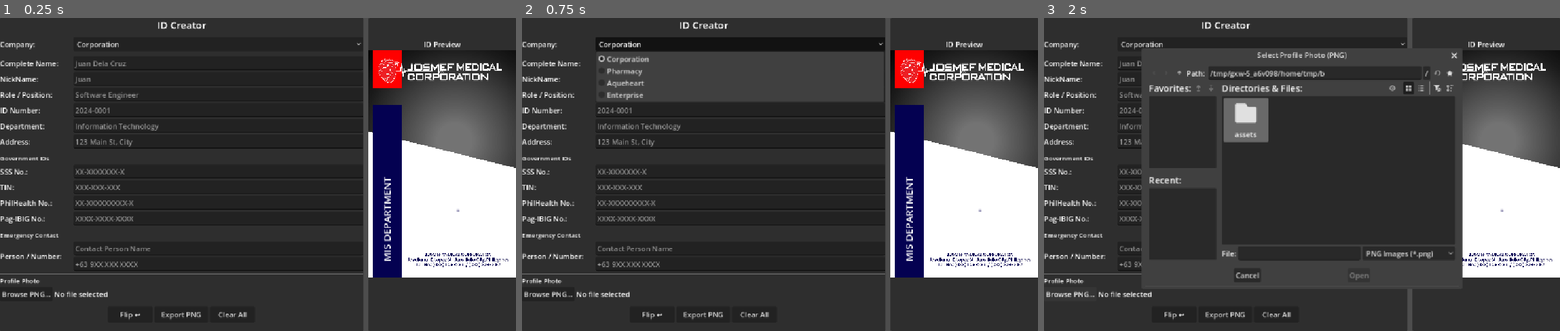
Above: before the commit, frames 1-3 (left to right).
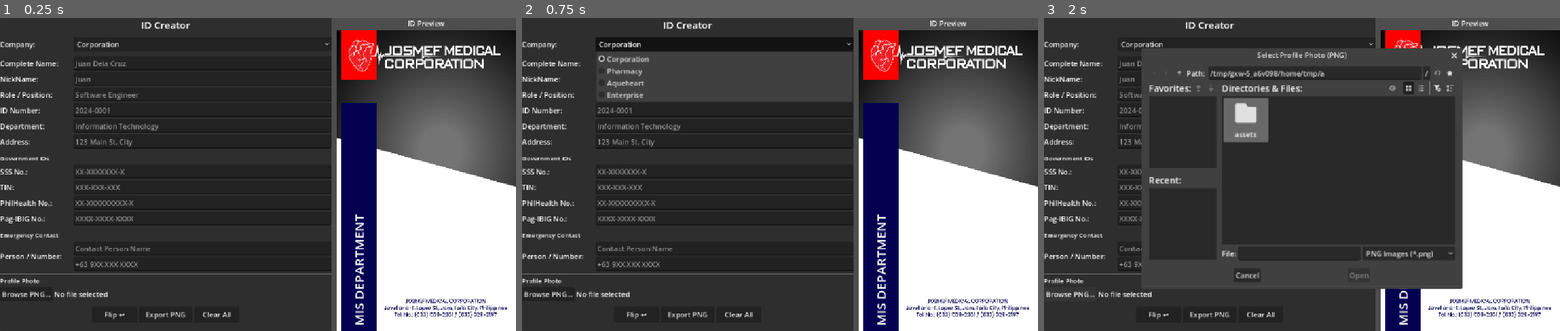
Above: after the commit, the same moments.

Repository: rakehoe/id-creator
Game: Godot game, scene res://main_ui.tscn
Same seed, same stepped clock (60 frames per second), same inputs: the game is played once before the commit and once after it.
Inputs:
- Up to frame 1 (0.25 s): no input
- Up to frame 2 (0.75 s): click "Corporation" at 0.5 s
- Up to frame 3 (2 s): click "Browse PNG..." at 1.25 s

The runs differ from the first frame. In frame 1, 20% of the frame differs, in the area x 20-100%, y 0-100%; in frame 2, 20%; in frame 3, 10%.

Commit message:
custom layout and poppins font included

Diff:
--- a/main_ui.tscn
+++ b/main_ui.tscn
@@ -22,8 +22,8 @@
 anchor_bottom = 1.0
 grow_horizontal = 2
 grow_vertical = 2
-split_offsets = PackedInt32Array(420)
-split_offset = 420
+split_offsets = PackedInt32Array(-447)
+split_offset = -447
 
 [node name="LeftPanel" type="PanelContainer" parent="HSplit" unique_id=522311256]
 layout_mode = 2
@@ -301,54 +301,60 @@
 layout_mode = 2
 text = "Clear All"
 
-[node name="RightPanel" type="PanelContainer" parent="HSplit" unique_id=147494396]
-layout_mode = 2
-size_flags_horizontal = 3
-
-[node name="PreviewVBox" type="VBoxContainer" parent="HSplit/RightPanel" unique_id=718872644]
-layout_mode = 2
-size_flags_horizontal = 3
+[node name="RightPanel" type="SubViewportContainer" parent="HSplit" unique_id=535787031]
+custom_maximum_size = Vector2(400, -1)
+layout_mode = 2
+stretch = true
+
+[node name="VBoxContainer" type="VBoxContainer" parent="HSplit/RightPanel" unique_id=219869956]
+custom_minimum_size = Vector2(400, 0)
+layout_mode = 2
+alignment = 1
+
+[node name="PreviewTitle" type="Label" parent="HSplit/RightPanel/VBoxContainer" unique_id=1235229619]
+layout_mode = 2
 size_flags_vertical = 3
-
-[node name="PreviewTitle" type="Label" parent="HSplit/RightPanel/PreviewVBox" unique_id=1235229619]
-custom_minimum_size = Vector2(0, 70)
-layout_mode = 2
 theme_override_font_sizes/font_size = 16
 text = "ID Preview"
 horizontal_alignment = 1
 vertical_alignment = 2
 
-[node name="IDCard" type="Control" parent="HSplit/RightPanel/PreviewVBox" unique_id=268007270]
+[node name="SubViewportContainer" type="SubViewportContainer" parent="HSplit/RightPanel/VBoxContainer" unique_id=1220686428]
+custom_minimum_size = Vector2(0, 673.205)
+layout_mode = 2
+size_flags_vertical = 3
+stretch = true
+
+[node name="SubViewport" type="SubViewport" parent="HSplit/RightPanel/VBoxContainer/SubViewportContainer" unique_id=1995323642]
+size = Vector2i(400, 674)
+size_2d_override = Vector2i(1284, 1980)
+size_2d_override_stretch = true
+
+[node name="IDCard" type="PanelContainer" parent="HSplit/RightPanel/VBoxContainer/SubViewportContainer/SubViewport" unique_id=184564071]
 unique_name_in_owner = true
 custom_minimum_size = Vector2(328.735, 500)
-layout_mode = 2
+anchors_preset = 15
+anchor_right = 1.0
+anchor_bottom = 1.0
+grow_horizontal = 2
+grow_vertical = 2
 size_flags_horizontal = 4
 
-[node name="FrontSide" type="Control" parent="HSplit/RightPanel/PreviewVBox/IDCard" unique_id=333333301]
-unique_name_in_owner = true
-layout_mode = 1
-anchors_preset = 15
-anchor_right = 1.0
-anchor_bottom = 1.0
-grow_horizontal = 2
-grow_vertical = 2
-
-[node name="Background" type="TextureRect" parent="HSplit/RightPanel/PreviewVBox/IDCard/FrontSide" unique_id=1325355350]
-unique_name_in_owner = true
-layout_mode = 1
-anchors_preset = 15
-anchor_right = 1.0
-anchor_bottom = 1.0
-offset_top = -1.9999999
-offset_right = 955.265
-offset_bottom = 1478.0
-grow_horizontal = 2
-grow_vertical = 2
-scale = Vector2(0.25599697, 0.25599697)
+[node name="FrontSide" type="Control" parent="HSplit/RightPanel/VBoxContainer/SubViewportContainer/SubViewport/IDCard" unique_id=333333301]
+unique_name_in_owner = true
+layout_mode = 2
+
+[node name="Background" type="TextureRect" parent="HSplit/RightPanel/VBoxContainer/SubViewportContainer/SubViewport/IDCard/FrontSide" unique_id=1325355350]
+unique_name_in_owner = true
+layout_mode = 1
+anchors_preset = 15
+anchor_right = 1.0
+anchor_bottom = 1.0
+grow_horizontal = 2
+grow_vertical = 2
 texture = ExtResource("2_bg")
-stretch_mode = 5
-
-[node name="Photo" type="TextureRect" parent="HSplit/RightPanel/PreviewVBox/IDCard/FrontSide" unique_id=1063009183]
+
+[node name="Photo" type="TextureRect" parent="HSplit/RightPanel/VBoxContainer/SubViewportContainer/SubViewport/IDCard/FrontSide" unique_id=1063009183]
 unique_name_in_owner = true
 layout_mode = 1
 anchors_preset = -1
@@ -362,43 +368,34 @@
 stretch_mode = 6
 metadata/_edit_use_anchors_ = true
 
-[node name="Overlay" type="TextureRect" parent="HSplit/RightPanel/PreviewVBox/IDCard/FrontSide" unique_id=1300203986]
-unique_name_in_owner = true
-layout_mode = 1
-anchors_preset = 15
-anchor_right = 1.0
-anchor_bottom = 1.0
-offset_left = 2.7656555e-05
-offset_top = -39.0
-offset_right = 955.265
-offset_bottom = 1727.0
-grow_horizontal = 2
-grow_vertical = 2
-scale = Vector2(0.25679302, 0.25679302)
+[node name="Overlay" type="TextureRect" parent="HSplit/RightPanel/VBoxContainer/SubViewportContainer/SubViewport/IDCard/FrontSide" unique_id=1300203986]
+unique_name_in_owner = true
+layout_mode = 1
+anchors_preset = 15
+anchor_right = 1.0
+anchor_bottom = 1.0
+grow_horizontal = 2
+grow_vertical = 2
 mouse_filter = 2
 texture = ExtResource("3_overlay")
-stretch_mode = 5
-
-[node name="Header" type="TextureRect" parent="HSplit/RightPanel/PreviewVBox/IDCard/FrontSide" unique_id=333333310]
+
+[node name="Header" type="TextureRect" parent="HSplit/RightPanel/VBoxContainer/SubViewportContainer/SubViewport/IDCard/FrontSide" unique_id=333333310]
 unique_name_in_owner = true
 clip_children = 2
 oversampling_with_scale = 1
-clip_contents = true
 layout_mode = 1
 anchors_preset = -1
 anchor_right = 1.0
 anchor_bottom = 0.18
-offset_top = -8.0
-offset_right = -233.22711
-offset_bottom = 54.162003
-grow_horizontal = 2
-grow_vertical = 2
-scale = Vector2(3.4447424, 3.4447424)
+offset_left = 6.420044
+offset_top = 2.937683
+offset_right = 6.420044
+offset_bottom = 1626.5377
+grow_horizontal = 2
+grow_vertical = 2
 texture = ExtResource("5_jmc")
-expand_mode = 1
-stretch_mode = 5
-
-[node name="FrontLabels" type="Control" parent="HSplit/RightPanel/PreviewVBox/IDCard/FrontSide" unique_id=85086479]
+
+[node name="FrontLabels" type="Control" parent="HSplit/RightPanel/VBoxContainer/SubViewportContainer/SubViewport/IDCard/FrontSide" unique_id=85086479]
 layout_mode = 1
 anchors_preset = 15
 anchor_right = 1.0
@@ -407,15 +404,15 @@
 grow_vertical = 2
 mouse_filter = 2
 
-[node name="LblNickName" type="Label" parent="HSplit/RightPanel/PreviewVBox/IDCard/FrontSide/FrontLabels" unique_id=113154013]
+[node name="LblNickName" type="Label" parent="HSplit/RightPanel/VBoxContainer/SubViewportContainer/SubViewport/IDCard/FrontSide/FrontLabels" unique_id=113154013]
 unique_name_in_owner = true
 layout_mode = 0
-offset_left = 76.0
-offset_top = 278.0
-offset_right = 326.0
-offset_bottom = 292.0
+offset_left = 722.24994
+offset_top = 975.3116
+offset_right = 972.24994
+offset_bottom = 1006.3116
 theme_override_colors/font_color = Color(0.015686275, 0.003921569, 0.31764707, 1)
-theme_override_font_sizes/font_size = 10
+theme_override_font_sizes/font_size = 85
 text = "
 "
 horizontal_alignment = 1
@@ -423,7 +420,7 @@
 autowrap_mode = 1
 uppercase = true
 
-[node name="VBoxContainer" type="VBoxContainer" parent="HSplit/RightPanel/PreviewVBox/IDCard/FrontSide/FrontLabels" unique_id=1425439134]
+[node name="VBoxContainer" type="VBoxContainer" parent="HSplit/RightPanel/VBoxContainer/SubViewportContainer/SubViewport/IDCard/FrontSide/FrontLabels" unique_id=1425439134]
 layout_mode = 0
 offset_left = 76.0
 offset_top = 318.0
@@ -432,12 +429,12 @@
 theme_override_constants/separation = -11
 alignment = 1
 
-[node name="LblName2" type="Label" parent="HSplit/RightPanel/PreviewVBox/IDCard/FrontSide/FrontLabels/VBoxContainer" unique_id=735821092]
+[node name="LblName2" type="Label" parent="HSplit/RightPanel/VBoxContainer/SubViewportContainer/SubViewport/IDCard/FrontSide/FrontLabels/VBoxContainer" unique_id=735821092]
 unique_name_in_owner = true
 layout_mode = 2
 size_flags_vertical = 3
 theme_override_colors/font_color = Color(0.015686275, 0.003921569, 0.31764707, 1)
-theme_override_font_sizes/font_size = 10
+theme_override_font_sizes/font_size = 85
 text = "
 "
 horizontal_alignment = 1
@@ -445,44 +442,44 @@
 autowrap_mode = 1
 uppercase = true
 
-[node name="LblRole" type="Label" parent="HSplit/RightPanel/PreviewVBox/IDCard/FrontSide/FrontLabels/VBoxContainer" unique_id=259193416]
+[node name="LblRole" type="Label" parent="HSplit/RightPanel/VBoxContainer/SubViewportContainer/SubViewport/IDCard/FrontSide/FrontLabels/VBoxContainer" unique_id=259193416]
 unique_name_in_owner = true
 layout_mode = 2
 size_flags_vertical = 3
 theme_override_colors/font_color = Color(1, 0, 0, 1)
-theme_override_font_sizes/font_size = 6
+theme_override_font_sizes/font_size = 85
 text = "
 "
 horizontal_alignment = 1
 vertical_alignment = 1
 uppercase = true
 
-[node name="HBoxContainer" type="HBoxContainer" parent="HSplit/RightPanel/PreviewVBox/IDCard/FrontSide/FrontLabels/VBoxContainer" unique_id=1728189719]
+[node name="HBoxContainer" type="HBoxContainer" parent="HSplit/RightPanel/VBoxContainer/SubViewportContainer/SubViewport/IDCard/FrontSide/FrontLabels/VBoxContainer" unique_id=1728189719]
 custom_minimum_size = Vector2(200, 0)
 layout_mode = 2
 size_flags_vertical = 3
 theme_override_constants/separation = 1
 alignment = 1
 
-[node name="id" type="Label" parent="HSplit/RightPanel/PreviewVBox/IDCard/FrontSide/FrontLabels/VBoxContainer/HBoxContainer" unique_id=1541361973]
+[node name="id" type="Label" parent="HSplit/RightPanel/VBoxContainer/SubViewportContainer/SubViewport/IDCard/FrontSide/FrontLabels/VBoxContainer/HBoxContainer" unique_id=1541361973]
 layout_mode = 2
 theme_override_colors/font_color = Color(0.015686275, 0.003921569, 0.31764707, 1)
-theme_override_font_sizes/font_size = 5
+theme_override_font_sizes/font_size = 85
 text = "id: "
 uppercase = true
 
-[node name="LblNumber" type="Label" parent="HSplit/RightPanel/PreviewVBox/IDCard/FrontSide/FrontLabels/VBoxContainer/HBoxContainer" unique_id=1499806163]
+[node name="LblNumber" type="Label" parent="HSplit/RightPanel/VBoxContainer/SubViewportContainer/SubViewport/IDCard/FrontSide/FrontLabels/VBoxContainer/HBoxContainer" unique_id=1499806163]
 unique_name_in_owner = true
 layout_mode = 2
 theme_override_colors/font_color = Color(0.015686275, 0.003921569, 0.31764707, 1)
-theme_override_font_sizes/font_size = 5
+theme_override_font_sizes/font_size = 85
 text = "
 "
 vertical_alignment = 1
 uppercase = true
 metadata/_edit_use_anchors_ = true
 
-[node name="LblDepartment" type="Label" parent="HSplit/RightPanel/PreviewVBox/IDCard/FrontSide/FrontLabels" unique_id=655230198]
+[node name="LblDepartment" type="Label" parent="HSplit/RightPanel/VBoxContainer/SubViewportContainer/SubViewport/IDCard/FrontSide/FrontLabels" unique_id=655230198]
 unique_name_in_owner = true
 layout_mode = 1
 anchors_preset = -1
@@ -490,17 +487,19 @@
 anchor_top = 0.942
 anchor_right = 0.6795456
 anchor_bottom = 1.052
-grow_horizontal = 2
+offset_top = 78.20117
+offset_right = 78.20117
+offset_bottom = 78.20117
 grow_vertical = 2
 rotation = -1.5707964
 theme_override_colors/font_color = Color(1, 1, 1, 1)
-theme_override_font_sizes/font_size = 22
+theme_override_font_sizes/font_size = 85
 text = "mis department"
 vertical_alignment = 1
 autowrap_mode = 2
 uppercase = true
 
-[node name="LblEC" type="Label" parent="HSplit/RightPanel/PreviewVBox/IDCard/FrontSide/FrontLabels" unique_id=1449174576]
+[node name="LblEC" type="Label" parent="HSplit/RightPanel/VBoxContainer/SubViewportContainer/SubViewport/IDCard/FrontSide/FrontLabels" unique_id=1449174576]
 unique_name_in_owner = true
 visible = false
 layout_mode = 1
@@ -518,32 +517,22 @@
 uppercase = true
 metadata/_edit_use_anchors_ = true
 
-[node name="BackSide" type="Control" parent="HSplit/RightPanel/PreviewVBox/IDCard" unique_id=333333401]
+[node name="BackSide" type="Control" parent="HSplit/RightPanel/VBoxContainer/SubViewportContainer/SubViewport/IDCard" unique_id=333333401]
 unique_name_in_owner = true
 visible = false
-layout_mode = 1
-anchors_preset = 15
-anchor_right = 1.0
-anchor_bottom = 1.0
-grow_horizontal = 2
-grow_vertical = 2
-
-[node name="BackBackground" type="TextureRect" parent="HSplit/RightPanel/PreviewVBox/IDCard/BackSide" unique_id=333333402]
-unique_name_in_owner = true
-layout_mode = 1
-anchors_preset = 15
-anchor_right = 1.0
-anchor_bottom = 1.0
-offset_top = -39.0
-offset_right = 955.265
-offset_bottom = 1727.0
-grow_horizontal = 2
-grow_vertical = 2
-scale = Vector2(0.2562667, 0.2562667)
+layout_mode = 2
+
+[node name="BackBackground" type="TextureRect" parent="HSplit/RightPanel/VBoxContainer/SubViewportContainer/SubViewport/IDCard/BackSide" unique_id=333333402]
+unique_name_in_owner = true
+layout_mode = 1
+anchors_preset = 15
+anchor_right = 1.0
+anchor_bottom = 1.0
+grow_horizontal = 2
+grow_vertical = 2
 texture = ExtResource("4_back")
-stretch_mode = 5
-
-[node name="BackLabels" type="Control" parent="HSplit/RightPanel/PreviewVBox/IDCard/BackSide" unique_id=333333410]
+
+[node name="BackLabels" type="Control" parent="HSplit/RightPanel/VBoxContainer/SubViewportContainer/SubViewport/IDCard/BackSide" unique_id=333333410]
 layout_mode = 1
 anchors_preset = 15
 anchor_right = 1.0
@@ -552,7 +541,7 @@
 grow_vertical = 2
 mouse_filter = 2
 
-[node name="LblAddress" type="Label" parent="HSplit/RightPanel/PreviewVBox/IDCard/BackSide/BackLabels" unique_id=1078948370]
+[node name="LblAddress" type="Label" parent="HSplit/RightPanel/VBoxContainer/SubViewportContainer/SubViewport/IDCard/BackSide/BackLabels" unique_id=1078948370]
 unique_name_in_owner = true
 layout_mode = 1
 anchors_preset = -1
@@ -565,7 +554,7 @@
 theme_override_font_sizes/font_size = 9
 autowrap_mode = 1
 
-[node name="LblSSS" type="Label" parent="HSplit/RightPanel/PreviewVBox/IDCard/BackSide/BackLabels" unique_id=1003133982]
+[node name="LblSSS" type="Label" parent="HSplit/RightPanel/VBoxContainer/SubViewportContainer/SubViewport/IDCard/BackSide/BackLabels" unique_id=1003133982]
 unique_name_in_owner = true
 layout_mode = 1
 anchors_preset = -1
@@ -577,7 +566,7 @@
 grow_vertical = 2
 theme_override_font_sizes/font_size = 9
 
-[node name="LblTIN" type="Label" parent="HSplit/RightPanel/PreviewVBox/IDCard/BackSide/BackLabels" unique_id=1162009657]
+[node name="LblTIN" type="Label" parent="HSplit/RightPanel/VBoxContainer/SubViewportContainer/SubViewport/IDCard/BackSide/BackLabels" unique_id=1162009657]
 unique_name_in_owner = true
 layout_mode = 1
 anchors_preset = -1
@@ -589,7 +578,7 @@
 grow_vertical = 2
 theme_override_font_sizes/font_size = 9
 
-[node name="LblPhilHealth" type="Label" parent="HSplit/RightPanel/PreviewVBox/IDCard/BackSide/BackLabels" unique_id=1949414181]
+[node name="LblPhilHealth" type="Label" parent="HSplit/RightPanel/VBoxContainer/SubViewportContainer/SubViewport/IDCard/BackSide/BackLabels" unique_id=1949414181]
 unique_name_in_owner = true
 layout_mode = 1
 anchors_preset = -1
@@ -601,7 +590,7 @@
 grow_vertical = 2
 theme_override_font_sizes/font_size = 9
 
-[node name="LblPagIbig" type="Label" parent="HSplit/RightPanel/PreviewVBox/IDCard/BackSide/BackLabels" unique_id=1288302646]
+[node name="LblPagIbig" type="Label" parent="HSplit/RightPanel/VBoxContainer/SubViewportContainer/SubViewport/IDCard/BackSide/BackLabels" unique_id=1288302646]
 unique_name_in_owner = true
 layout_mode = 1
 anchors_preset = -1
@@ -613,7 +602,7 @@
 grow_vertical = 2
 theme_override_font_sizes/font_size = 9
 
-[node name="LblECBack" type="Label" parent="HSplit/RightPanel/PreviewVBox/IDCard/BackSide/BackLabels" unique_id=333333420]
+[node name="LblECBack" type="Label" parent="HSplit/RightPanel/VBoxContainer/SubViewportContainer/SubViewport/IDCard/BackSide/BackLabels" unique_id=333333420]
 unique_name_in_owner = true
 layout_mode = 1
 anchors_preset = -1
@@ -626,14 +615,9 @@
 theme_override_font_sizes/font_size = 9
 autowrap_mode = 1
 
-[node name="size" type="ColorRect" parent="HSplit/RightPanel/PreviewVBox/IDCard" unique_id=1469339710]
+[node name="size" type="ColorRect" parent="HSplit/RightPanel/VBoxContainer/SubViewportContainer/SubViewport/IDCard" unique_id=1469339710]
 visible = false
-layout_mode = 1
-anchors_preset = 15
-anchor_right = 1.0
-anchor_bottom = 1.0
-grow_horizontal = 2
-grow_vertical = 2
+layout_mode = 2
 color = Color(1, 0.22745098, 0.32156864, 0.46666667)
 metadata/_edit_lock_ = true
 
Binary file added: assets/fonts/poppins/POPPINS-BLACK.OTF
Not shown, added: assets/fonts/poppins/POPPINS-BLACK.OTF.import
Binary file added: assets/fonts/poppins/POPPINS-BLACKITALIC.OTF
Not shown, added: assets/fonts/poppins/POPPINS-BLACKITALIC.OTF.import
Binary file added: assets/fonts/poppins/POPPINS-BOLD.OTF
Not shown, added: assets/fonts/poppins/POPPINS-BOLD.OTF.import
Binary file added: assets/fonts/poppins/POPPINS-BOLDITALIC.OTF
Not shown, added: assets/fonts/poppins/POPPINS-BOLDITALIC.OTF.import
Binary file added: assets/fonts/poppins/POPPINS-EXTRABOLD.OTF
Not shown, added: assets/fonts/poppins/POPPINS-EXTRABOLD.OTF.import
Binary file added: assets/fonts/poppins/POPPINS-EXTRABOLDITALIC.OTF
Not shown, added: assets/fonts/poppins/POPPINS-EXTRABOLDITALIC.OTF.import
(and 23 more such lines)
